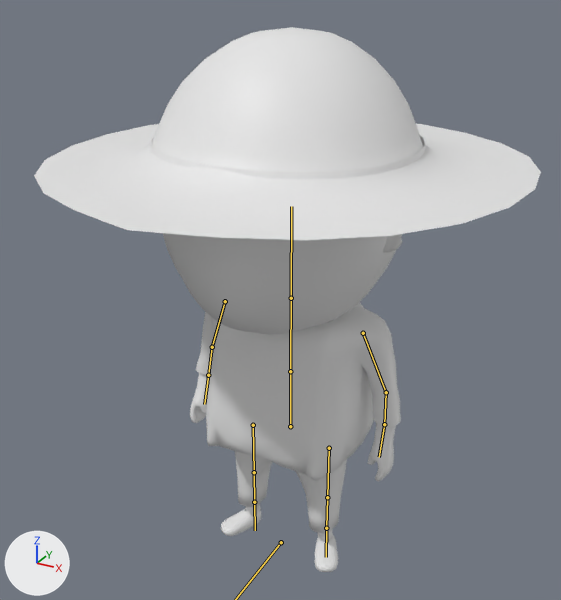
Renders of the FBX model Assets/Models/P1/fisher.fbx from each side of a commit.
The view is the same before and after, from a camera (50 mm lens) standing at (5.0, -9.12, 9.02) and looking at (-0.15, 0.25, 4.34). The axes (+X, +Y, +Z) are drawn at lower left. The lights are the same throughout. The bones that bend it are drawn over the model as lines.

Names of what the first picture shows: 'fisher'.
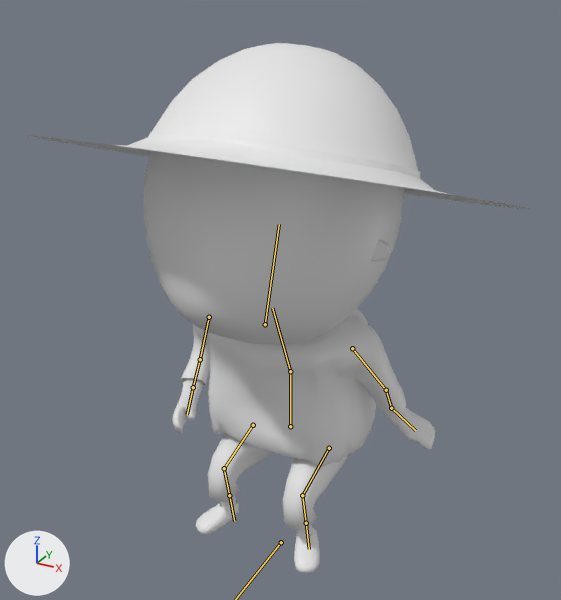
The newer file adds an action. The first version stands in its rest pose; the second is drawn at frame 3 of the action '骨架.001|Talk'.

Changed parts and their boxes [x1, y1, x2, y2] in the pictures (561 x 600 px):
'fisher', posed: before [34, 27, 541, 572]; after [26, 43, 532, 573]
bone '骨骼.003', root to tip: before (290, 371) to (291, 287); after (290, 371) to (272, 308)
bone '骨骼.004', root to tip: before (291, 298) to (291, 206); after (265, 324) to (279, 224)
bone '骨骼.011.L', root to tip: before (386, 392) to (384, 424); after (386, 390) to (391, 408)
bone '骨骼.012.L', root to tip: before (384, 424) to (379, 457); after (391, 408) to (415, 430)
bone '骨骼.010.R', root to tip: before (225, 301) to (212, 347); after (209, 317) to (200, 359)
bone '骨骼.011.R', root to tip: before (212, 347) to (208, 375); after (200, 359) to (193, 387)
bone '骨骼.006.L', root to tip: before (329, 448) to (327, 497); after (329, 448) to (302, 495)
bone '骨骼.007.L', root to tip: before (327, 497) to (326, 528); after (302, 495) to (306, 523)
bone '骨骼.006.R', root to tip: before (253, 425) to (254, 472); after (253, 425) to (224, 468)
bone '骨骼.007.R', root to tip: before (254, 472) to (254, 502); after (224, 468) to (229, 495)

The change, as a list of edits to the scene's bpy script:
```text
Change bone_骨骼_003:
    where bone_骨骼_003 = bpy.data.objects['骨架.001'].pose.bones['骨骼.003']  # child of '骨骼.002'
    bone_骨骼_003.rotation_quaternion: (1.0, 0.0, 0.0, 0.0) -> (0.979, 0.204, 0.0, 0.0)  # degrees (0, 0, 0) -> degrees (24, 0, 0)
Change bone_骨骼_004:
    where bone_骨骼_004 = bpy.data.objects['骨架.001'].pose.bones['骨骼.004']  # child of '骨骼.003'
    bone_骨骼_004.location: (0.0, 0.0, 0.0) -> (0.0, 0.065, 0.15)
    bone_骨骼_004.rotation_quaternion: (1.0, 0.0, 0.0, 0.0) -> (0.937, -0.349, 0.0, 0.0)  # degrees (0, 0, 0) -> degrees (-41, 0, 0)
Change bone_骨骼_011_l:
    where bone_骨骼_011_l = bpy.data.objects['骨架.001'].pose.bones['骨骼.011.L']  # child of '骨骼.010.L'
    bone_骨骼_011_l.rotation_quaternion: (1.0, 0.0, 0.0, 0.0) -> (0.99, -0.125, 0.05, -0.031)  # degrees (0, 0, 0) -> degrees (-15, 5, -4)
Change bone_骨骼_012_l:
    where bone_骨骼_012_l = bpy.data.objects['骨架.001'].pose.bones['骨骼.012.L']  # child of '骨骼.011.L'
    bone_骨骼_012_l.rotation_quaternion: (1.0, 0.0, 0.0, 0.0) -> (0.899, 0.021, -0.026, 0.437)  # degrees (0, 0, 0) -> degrees (1, -4, 52)
Change bone_骨骼_010_r:
    where bone_骨骼_010_r = bpy.data.objects['骨架.001'].pose.bones['骨骼.010.R']  # child of '骨骼.003'
    bone_骨骼_010_r.location: (0.0, 0.0, 0.0) -> (0.004, -0.015, 0.038)
    bone_骨骼_010_r.rotation_quaternion: (1.0, 0.0, 0.0, 0.0) -> (0.988, 0.145, 0.055, 0.006)  # degrees (0, 0, 0) -> degrees (17, 6, 2)
Change bone_骨骼_011_r:
    where bone_骨骼_011_r = bpy.data.objects['骨架.001'].pose.bones['骨骼.011.R']  # child of '骨骼.010.R'
    bone_骨骼_011_r.rotation_quaternion: (1.0, 0.0, 0.0, 0.0) -> (0.875, 0.456, -0.138, 0.087)  # degrees (0, 0, 0) -> degrees (55, -19, 2)
Change bone_骨骼_006_l:
    where bone_骨骼_006_l = bpy.data.objects['骨架.001'].pose.bones['骨骼.006.L']
    bone_骨骼_006_l.rotation_quaternion: (1.0, 0.0, 0.0, 0.0) -> (0.81, 0.576, 0.0, -0.108)  # degrees (0, 0, 0) -> degrees (70, 7, -10)
Change bone_骨骼_007_l:
    where bone_骨骼_007_l = bpy.data.objects['骨架.001'].pose.bones['骨骼.007.L']  # child of '骨骼.006.L'
    bone_骨骼_007_l.rotation_quaternion: (1.0, 0.0, 0.0, 0.0) -> (0.747, -0.654, 0.0, 0.123)  # degrees (0, 0, 0) -> degrees (-82, 9, 11)
Change bone_骨骼_006_r:
    where bone_骨骼_006_r = bpy.data.objects['骨架.001'].pose.bones['骨骼.006.R']
    bone_骨骼_006_r.rotation_quaternion: (1.0, 0.0, 0.0, 0.0) -> (0.81, 0.576, 0.0, 0.108)  # degrees (0, 0, 0) -> degrees (70, -7, 10)
Change bone_骨骼_007_r:
    where bone_骨骼_007_r = bpy.data.objects['骨架.001'].pose.bones['骨骼.007.R']  # child of '骨骼.006.R'
    bone_骨骼_007_r.rotation_quaternion: (1.0, 0.0, 0.0, 0.0) -> (0.747, -0.654, 0.0, -0.123)  # degrees (0, 0, 0) -> degrees (-82, -9, -11)
```
